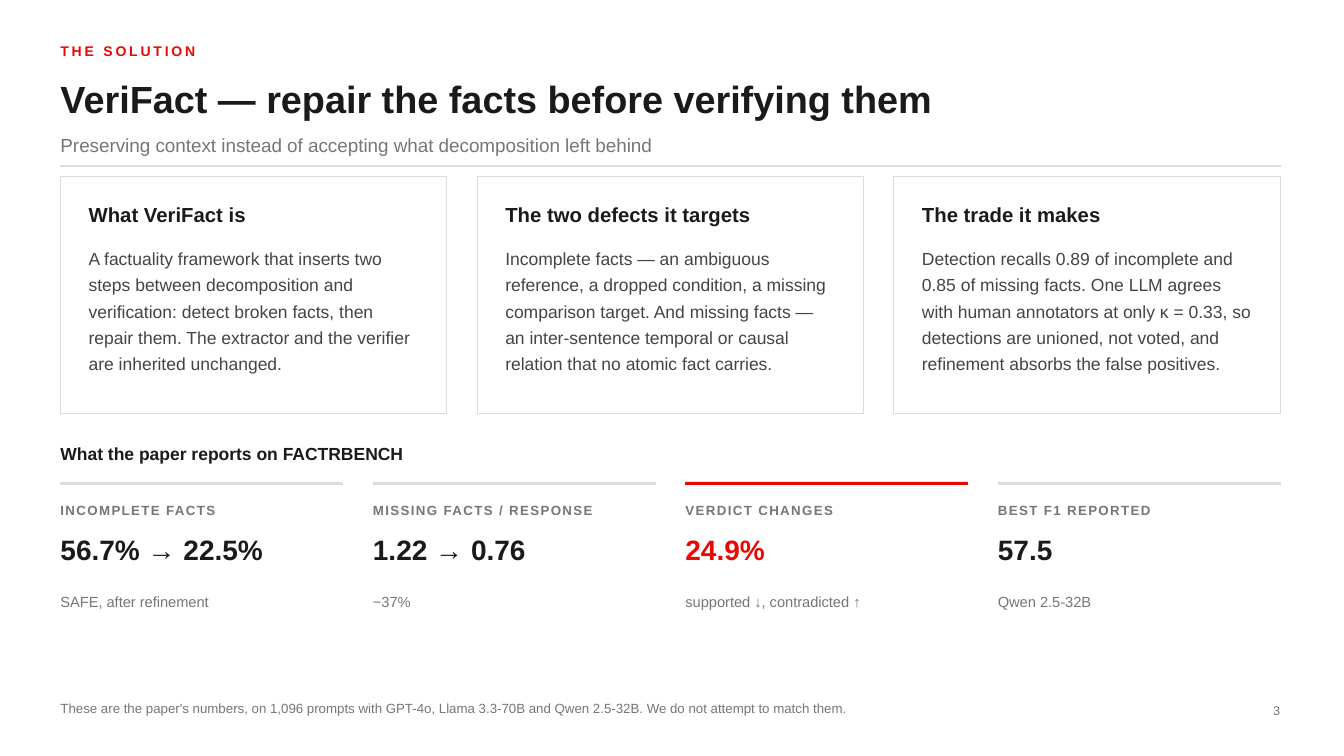
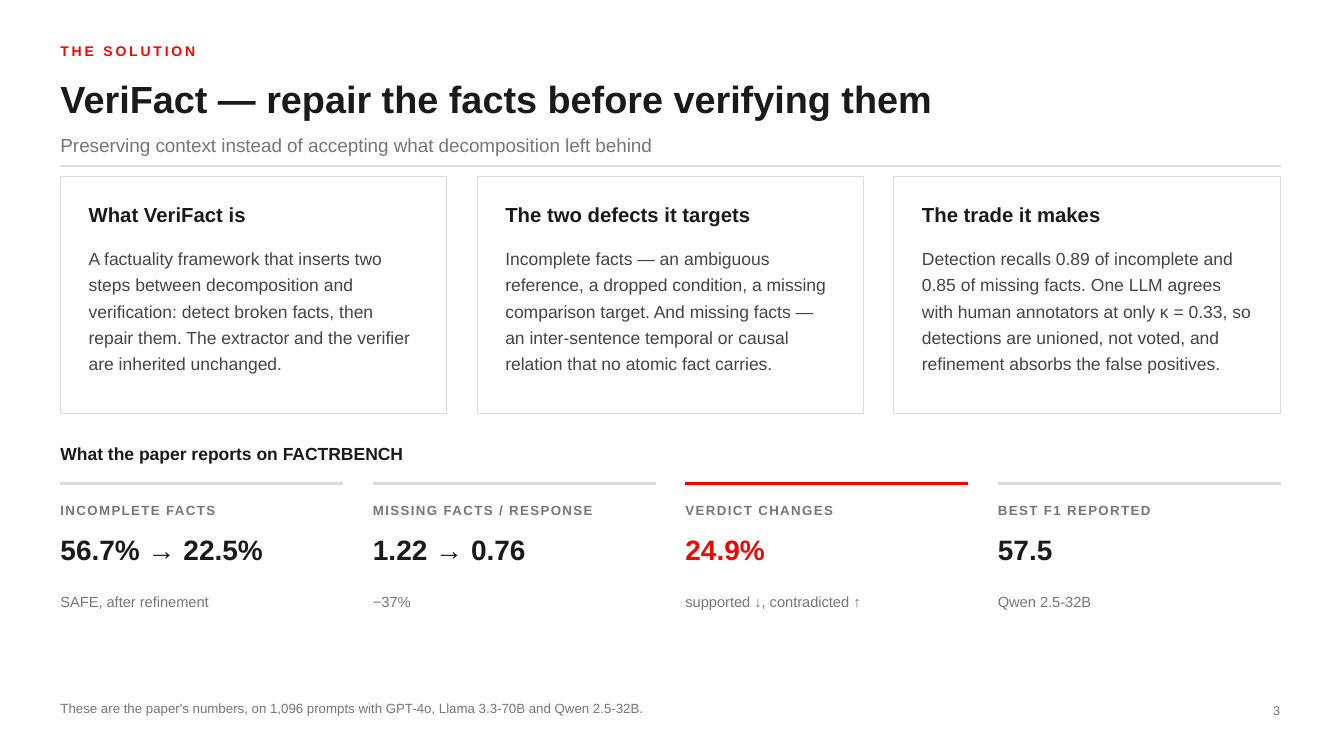
Before and after one commit to MadhavKrishna06/Verifact-Lite, a slide deck: slide 3 of presentation/VERIFACT-Lite-TTU.pptx. Drawn at 1344x756 pixels with LibreOffice and Linux fonts; fonts in the diff are those of the drawing. Boxes give left, top, right and bottom in pixels: in the first picture for what was removed or moved away, otherwise in the second. Text is boxed around its words. In the diff, an @@ line names an element or a change of style, - is before the commit and + after.

Commit message:
docs: name the ablation systems instead of lettering them
The A/B/C/D labels read as jargon in the room. The slides now say
"Baseline — no refinement", "VERIFACT-Lite — with refinement", and the
ablation rows name the mechanism each one adds.

The .pptx was edited in place rather than regenerated, to preserve hand
edits that are not in the generator; build_deck.js carries the same
wording so a rebuild matches.

```diff
--- a/presentation/VERIFACT-Lite-TTU.pptx
+++ b/presentation/VERIFACT-Lite-TTU.pptx
@@ text at (x1=60, y1=703, x2=643, y2=716): text changed @@
-These are the paper's numbers, on 1,096 prompts with GPT-4o, Llama 3.3-70B and Qwen 2.5-32B. We do not attempt to match them.
+These are the paper's numbers, on 1,096 prompts with GPT-4o, Llama 3.3-70B and Qwen 2.5-32B.
```
Also in this commit, not shown: 13 other slides changed, 1 other file.
